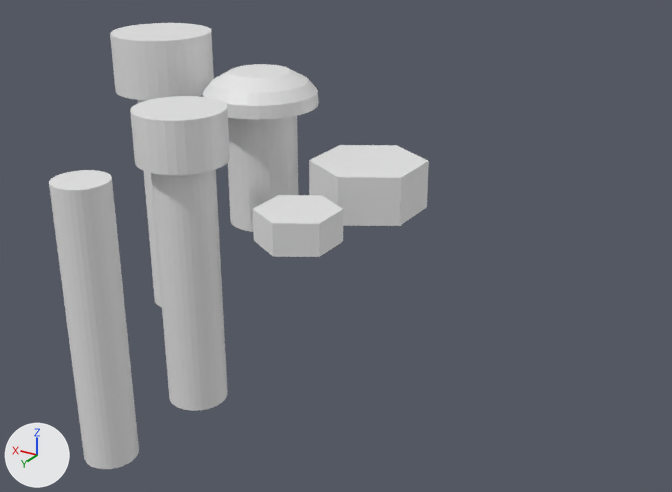
An edit to the Blender file lib/screws_and_nuts.blend, drawn before and after from the same camera.
One viewpoint serves both versions: a camera (50 mm lens) standing at (-33.1, 50.1, 24.1) and looking at (-1.3, -3.0, -2.4). Arrows for +X, +Y and +Z are at lower left; the lights stay in place.

In view in the first picture: 'm3_tolerance_cutout', 'nut_m3', 'nut_m5', 'screw_m4x20', 'screw_m4x20_tolerance_cutout', 'screw_m5x10', 'screw_m5x10_tolerance_cutout', 'screw_m5x20'.
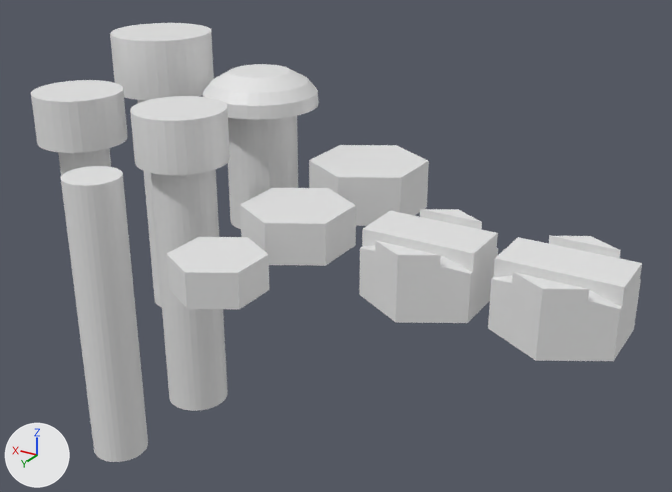
ob_cube is not drawn itself; it is used by a modifier of ob_nut_m4_cut_src.

What differs and where, as boxes [x1, y1, x2, y2] in the pictures (672 x 492 px):
'm3_tolerance_cutout', moved
    before: [49, 170, 139, 469]
    after: [61, 166, 148, 462]
'nut_m4_cut', added
    after: [488, 236, 642, 361]
'nut_m4_cut_src', added
    after: [359, 209, 498, 323]
'nut_m3', moved
    before: [253, 195, 343, 257]
    after: [167, 237, 269, 309]
'nut_m4', added
    after: [240, 188, 356, 266]
'screw_m4x10', added
    after: [31, 80, 128, 176]

The change in detail:
Mesh me_cylinder_016 is new.
It has 52 vertices, 34 faces and spans x -3.45..3.45, y -3.98..3.98, z -2.58..1.5.
Mesh me_cylinder_013 is new.
It consists of a 32-sided cylinder along z spanning x -3.42..3.42, y -3.42..3.42, z 0.0..3.9; a 32-sided cylinder along z spanning x -1.95..1.95, y -1.95..1.95, z -10.0..0.0.
Mesh me_cube is new.
It has 20 vertices, 18 faces and spans x -3.84..3.84, y -0.4..0.84, z -1.6..1.0.
Mesh me_cylinder_010 is new.
It is a 6-sided cylinder along z spanning x -3.45..3.45, y -3.98..3.98, z -2.58..1.5.
Mesh me_cylinder_008 is new.
It is a 6-sided cylinder along z spanning x -3.45..3.45, y -3.98..3.98, z -1.5..1.5.
Object 'nut_m3' (ob_nut_m3) moves from (0.0, 0.0, 0.0) to (0.0, 9.0, 0.0).
Object 'm3_tolerance_cutout' (ob_m3_tolerance_cutout) moves from (10.0, 10.0, -6.0) to (10.0, 9.0, -6.0).
Object 'nut_m4_cut' (ob_nut_m4_cut) is new; it shows me_cylinder_016.
Its location is (-19.0, 0.0, 0.0).
Its scale is (1.11, 1.11, 1.12).
Object 'screw_m4x10' (ob_screw_m4x10) is new; it shows me_cylinder_013.
Its location is (20.0, 0.0, 3.05).
Object 'Cube' (ob_cube) is new; it shows me_cube.
Its parent is ob_nut_m4_cut_src.
Its matrix parent inverse is Matrix(((0.899, 0.0, 0.0, 8.993), (0.0, 0.899, 0.0, -8.993), (0.0, 0.0, 0.897, 0.0), (0.0, 0.0, 0.0, 1.0))).
Its location is (-10.0, 12.3, 2.05).
It gains a MIRROR modifier named 'Mirror'.
Modifier setting: use_axis = (False, True, False).
Modifier setting: mirror_object = ob_nut_m4_cut_src.
It is now shown.
Object 'nut_m4_cut_src' (ob_nut_m4_cut_src) is new; it shows me_cylinder_010.
Its location is (-10.0, 0.0, 0.0).
Its scale is (1.11, 1.11, 1.12).
It gains a BOOLEAN modifier named 'Boolean'.
Modifier setting: object = ob_cube.
Object 'nut_m4' (ob_nut_m4) is new; it shows me_cylinder_008.
Its location is (0.0, 0.0, 0.0).
